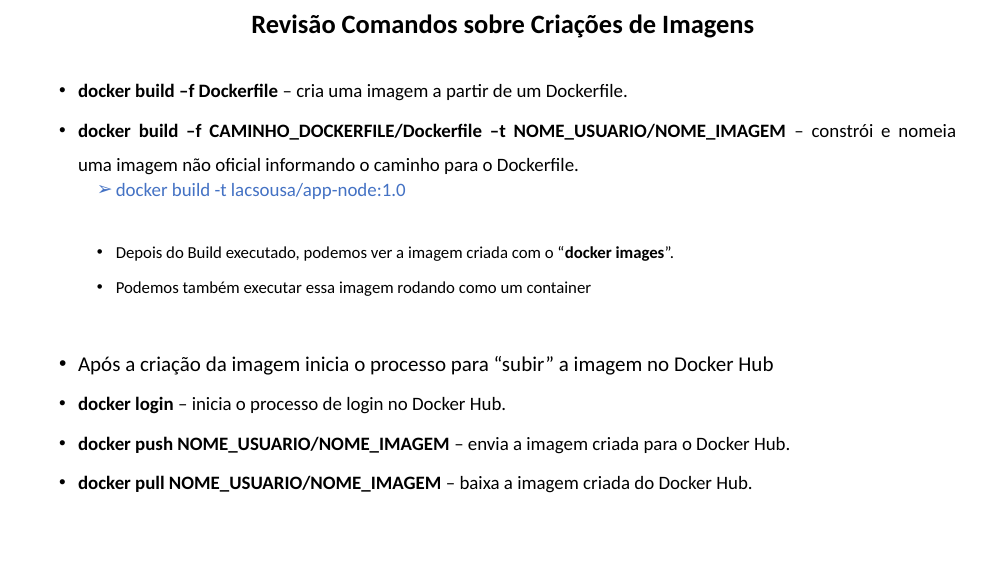
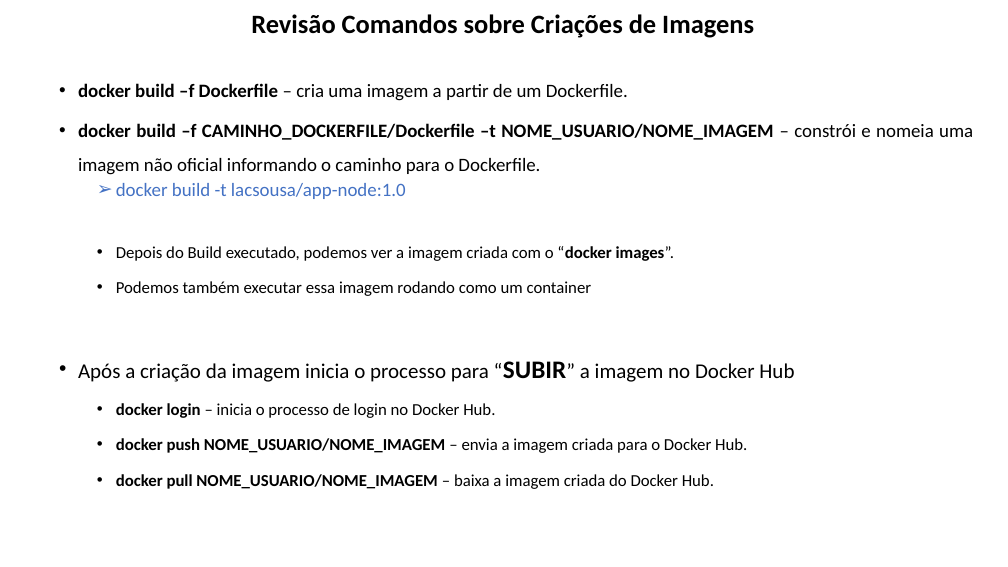
Before and after one commit to lacsousa/learning-docker, a slide deck: slide 22 of docs/docker-resumo.pptx (slide 27 before the commit). Drawn at 1008x567 pixels with LibreOffice and Linux fonts; fonts in the diff are those of the drawing. Boxes give left, top, right and bottom in pixels: in the first picture for what was removed or moved away, otherwise in the second. Text is boxed around its words. In the diff, an @@ line names an element or a change of style, - is before the commit and + after.

```diff
--- a/docs/docker-resumo.pptx
+++ b/docs/docker-resumo.pptx
@@ text at [78,361,794,382]: text changed @@
-  • Após a criação da imagem inicia o processo para “subir” a imagem no Docker Hub
+  • Após a criação da imagem inicia o processo para “SUBIR” a imagem no Docker Hub
@@ text at [116,403,747,489]: size 18 to 16 pt in "docker login – inicia o processo de ...", "docker push NOME_USUARIO/NOME_IMAGEM – envia a imagem ...", "docker pull NOME_USUARIO/NOME_IMAGEM – baixa a imagem ..."; list level 2 to 3 in "docker login – inicia o ..."; list level 2 to 3 in "docker push NOME_USUARIO/NOME_IMAGEM – envia ..."; list level 2 to 3 in "docker pull NOME_USUARIO/NOME_IMAGEM – baixa ..." @@
```
Also in this commit, not shown: 3 slides added.
